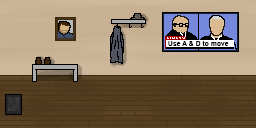
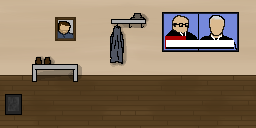
Layer changes from the first 256px x 128px image to the second:
removed layer "Use A & D to move" from group "Group 2" over [168, 41, 229, 46]
painted on "Layer 9" over [167, 36, 186, 39]
